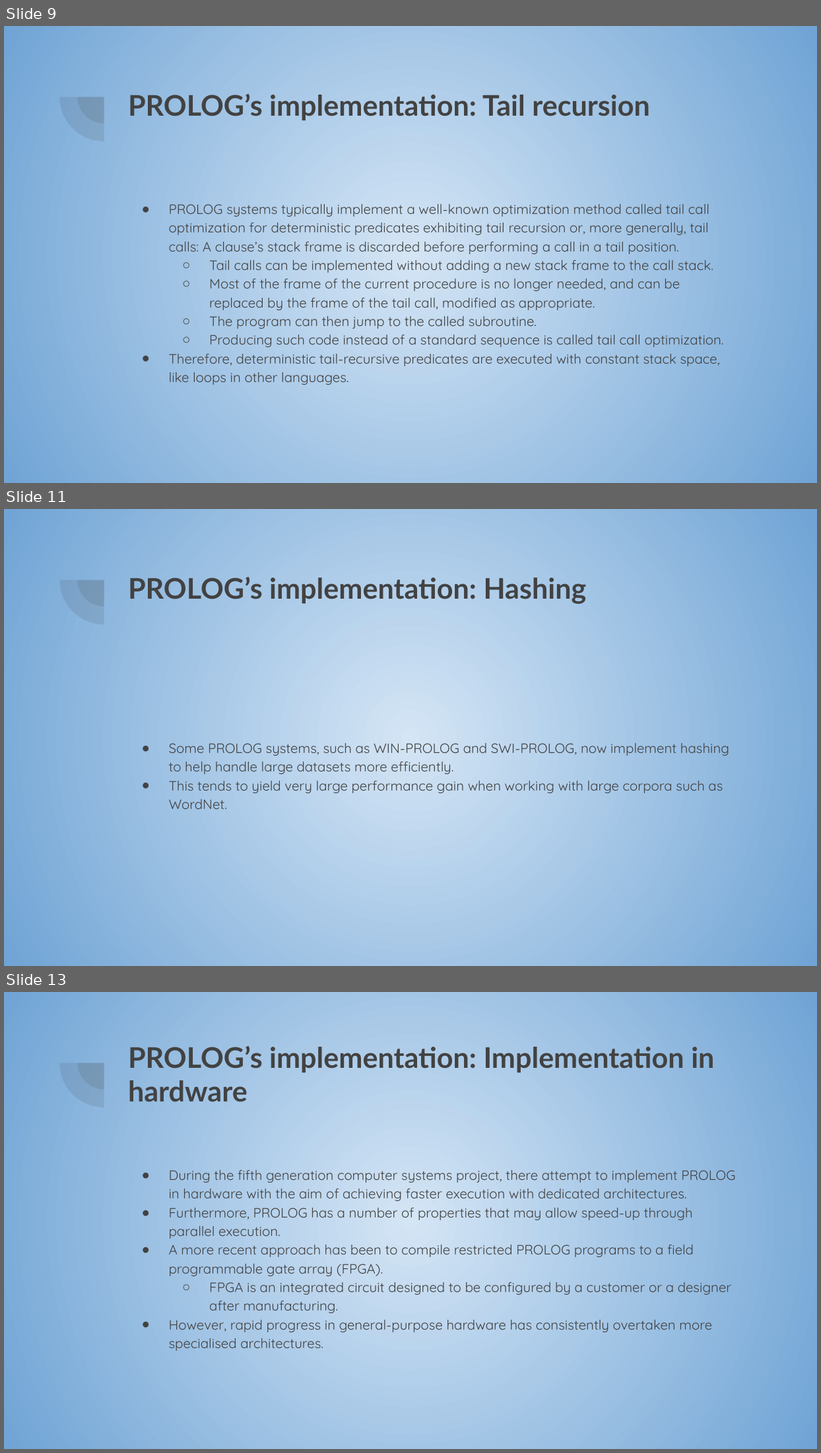
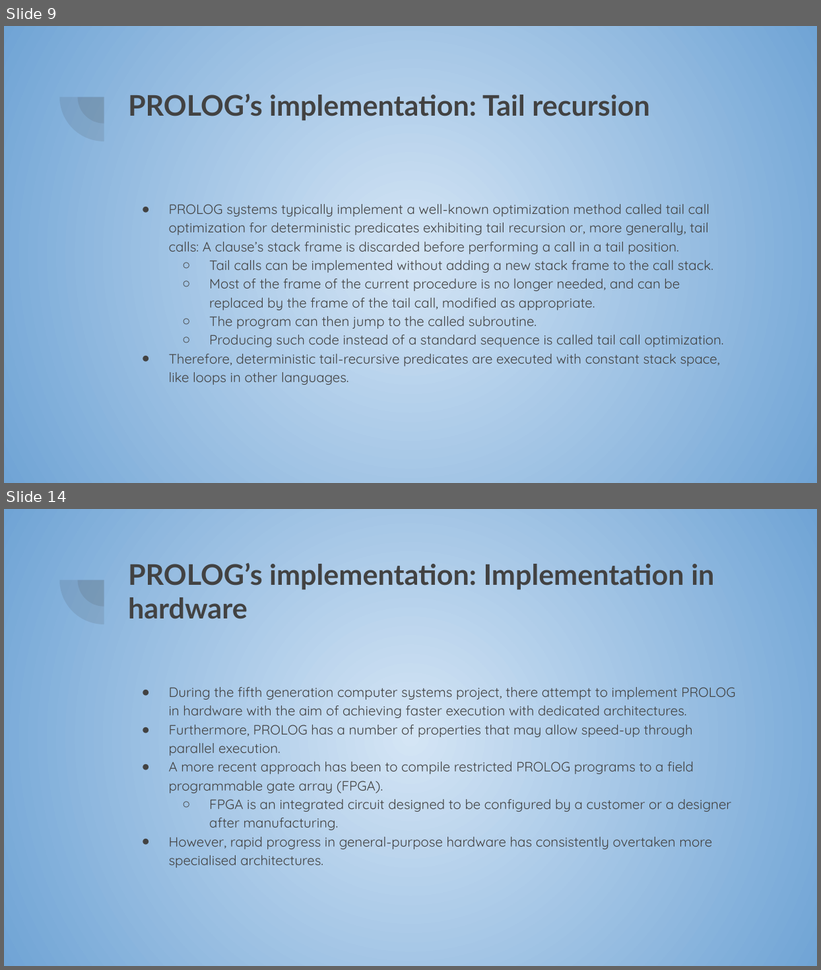
Before and after one commit to marc7666/Language-processors, a slide deck: Activities/Symbol table, intemediate code generation and synthesis phase/PROLOG presentation.pptx. Shown one above the other, each under a label of ours: slides 9, 11 and 13 before the commit, slides 9 and 14 after it; the slides between them are not shown. The pictures are 821x1453 and 821x970 pixels, drawn with LibreOffice and Linux fonts; fonts in the diff are those of the drawing. Boxes give left, top, right and bottom in pixels: in the first picture for what was removed or moved away, otherwise in the second. Text is boxed around its words. In the diff, an @@ line names an element or a change of style, - is before the commit and + after.

```diff
--- a/Activities/Symbol table, intemediate code generation and synthesis phase/PROLOG presentation.pptx
+++ b/Activities/Symbol table, intemediate code generation and synthesis phase/PROLOG presentation.pptx
@@ slide 11 removed at (x1=4, y1=509, x2=817, y2=966), background gradient #D4E5F5 to #70A4D5; not listed: 2 template elements that a slide beside it also shows @@
@@ title removed at (x1=128, y1=577, x2=587, y2=604) @@
-PROLOG’s implementation: Hashing
@@ text removed at (x1=169, y1=743, x2=729, y2=809) @@
-● Some PROLOG systems, such as WIN-PROLOG and SWI-PROLOG, now implement hashing to help handle large datasets more efficiently.
-● This tends to yield very large performance gain when working with large corpora such as WordNet.
@@ what was slide 13 is now slide 14 @@
```
Also in this commit, not shown: 4 slides changed, 5 slides added, 3 other slides removed, 1 other file.
